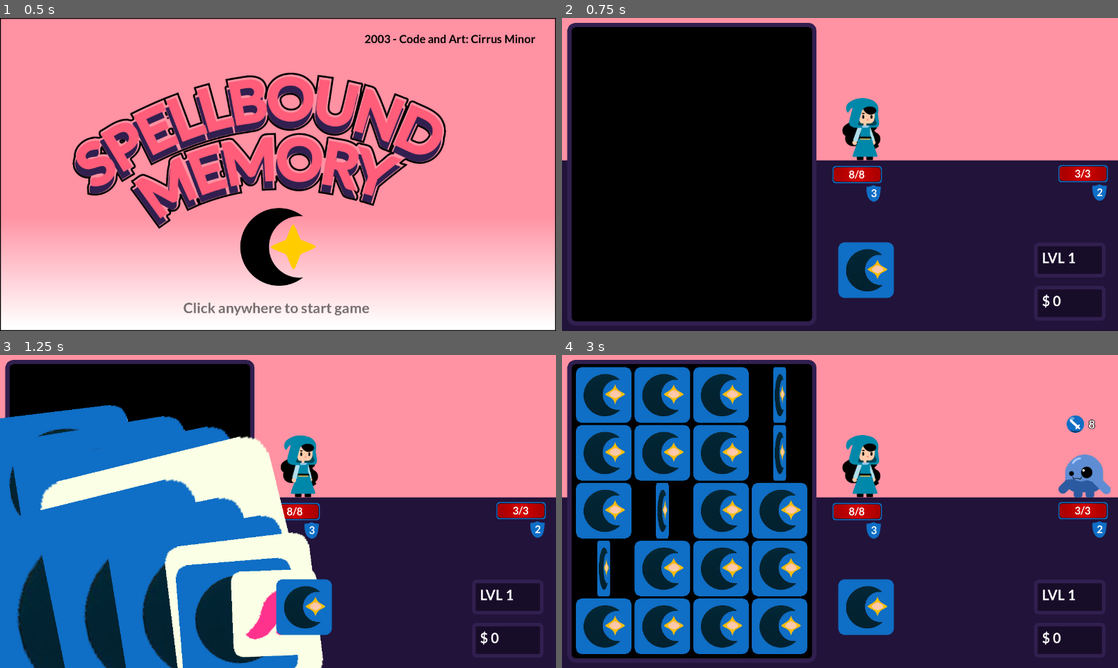
Above: before the commit, frames 1-4 (two rows, left to right).
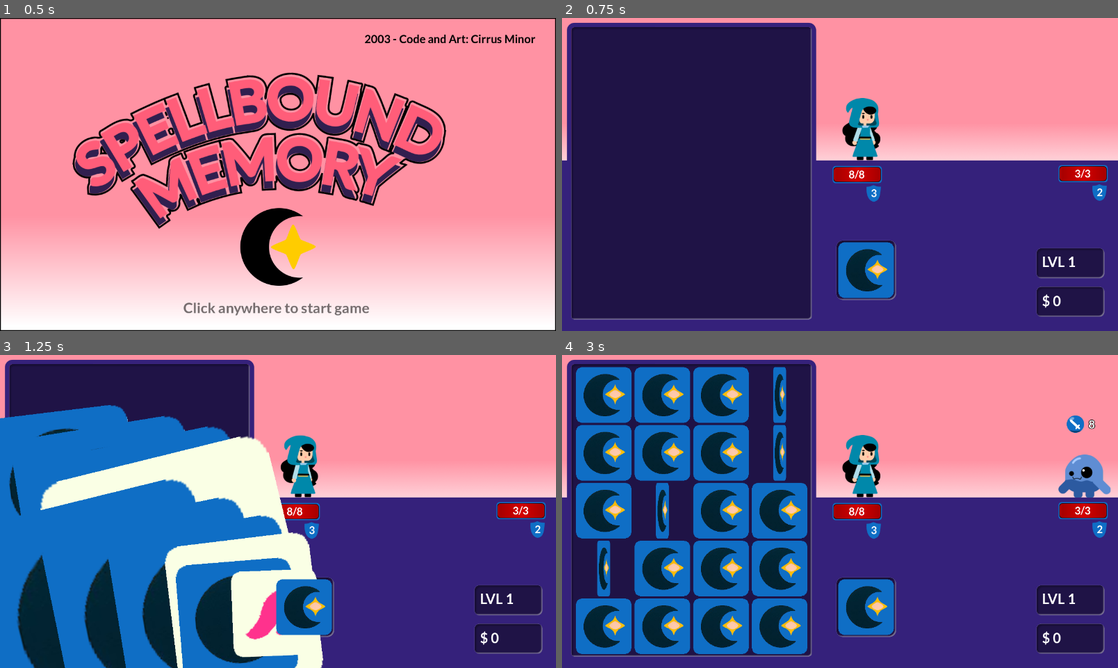
Above: after the commit, the same moments.

Repository: Cirrus-Minor/Spellbound-Memory
Game: Godot game, scene res://Scenes/main.tscn
Two runs of this game, one before a commit and one after it. Both use one fixed random seed, a clock stepped at 60 frames per second and the inputs below.
Inputs (mouse positions are in pixels of both pictures, inside the frame that each line leads up to):
- Up to frame 1 (0.5 s): no input
- Up to frame 2 (0.75 s): tap Enter at 0.5 s; move the mouse to (962, 158) at 0.52 s; click (962, 158) at 0.67 s
- Up to frame 3 (1.25 s): no input
- Up to frame 4 (3 s): move the mouse to (617, 473) at 1.27 s; click (617, 473) at 1.42 s; move the mouse to (662, 395) at 2.02 s; click (662, 395) at 2.17 s; tap Space at 2.75 s; move the mouse to (717, 395) at 2.77 s; click (717, 395) at 2.92 s

Frame 1 is identical in both runs. In frame 2, 74% of the frame differs, in the area x 0-100%, y 1-100%; in frame 3, 34%; in frame 4, 44%.

Commit message:
New UI Picture

Diff:
--- a/Scenes/main_fight.tscn
+++ b/Scenes/main_fight.tscn
@@ -8,8 +8,7 @@
 [ext_resource type="Script" path="res://Scripts/game-over.gd" id="5_s6mcq"]
 [ext_resource type="FontFile" uid="uid://hmsr1uee8lho" path="res://Assets/Fonts/Lato-Bold.ttf" id="6_dr67a"]
 [ext_resource type="PackedScene" uid="uid://digo5e4v67p23" path="res://Scenes/unit_ui.tscn" id="6_ic78m"]
-[ext_resource type="Script" path="res://Scripts/LevelEndNewCard.gd" id="6_pflc5"]
-[ext_resource type="Texture2D" uid="uid://bmfh3n7uncfpd" path="res://Assets/UI/SingleUI.png" id="7_w8cjg"]
+[ext_resource type="Script" path="res://Scripts/level-new-card.gd" id="7_puo44"]
 [ext_resource type="AudioStream" uid="uid://dd34qbfve5hid" path="res://Assets/Sound/combo.wav" id="9_p8fuy"]
 [ext_resource type="AudioStream" uid="uid://u3tgirxpc0o3" path="res://Assets/Sound/combo_end.wav" id="10_lff2h"]
 [ext_resource type="AudioStream" uid="uid://73tqur88hltx" path="res://Assets/Sound/cards_deal.wav" id="10_vsaxh"]
@@ -98,7 +97,7 @@
 
 [node name="LevelEndNewCard" type="Node2D" parent="."]
 visible = false
-script = ExtResource("6_pflc5")
+script = ExtResource("7_puo44")
 
 [node name="CardInfo" parent="LevelEndNewCard" instance=ExtResource("14_hkp2r")]
 position = Vector2(46, 112)
@@ -145,19 +144,11 @@
 
 [node name="HUD" type="Node2D" parent="."]
 
-[node name="MoneyUI" type="Sprite2D" parent="HUD"]
-position = Vector2(1169, 656)
-texture = ExtResource("7_w8cjg")
-
-[node name="LevelUI" type="Sprite2D" parent="HUD"]
-position = Vector2(1169, 557)
-texture = ExtResource("7_w8cjg")
-
 [node name="Level" type="Label" parent="HUD"]
 offset_left = 1105.0
-offset_top = 532.0
+offset_top = 541.0
 offset_right = 1219.0
-offset_bottom = 580.0
+offset_bottom = 589.0
 theme_override_fonts/font = ExtResource("6_dr67a")
 theme_override_font_sizes/font_size = 32
 text = "LVL 12"
--- a/Scenes/starting_screen.gd
+++ b/Scenes/starting_screen.gd
@@ -16,12 +16,10 @@
 func _physics_process(delta):
 	titleSprite.rotation_degrees = 5 * cos(Time.get_ticks_msec() * 0.001)
 	var scale_factor = 0.85 + 0.02 * sin(Time.get_ticks_msec() * 0.002)
-	print(scale_factor)
 	titleSprite.scale = Vector2(scale_factor, scale_factor)
 	UsageText.modulate.a = 0.5 + (1 + cos(Time.get_ticks_msec() * 0.008)) / 2.0
 
 func _unhandled_input(event):
-	print("input")
 	if event is InputEventMouseButton && event.button_index == 1 && event.pressed:
 		print("emit_start")
 		start_game.emit()
--- a/Scripts/main.gd
+++ b/Scripts/main.gd
@@ -12,7 +12,13 @@
 	add_child(_start_screen)
 
 func _process(delta):
-	pass
+	if Input.is_action_just_pressed("screenshot"):
+		screenshot()
+
+func _unhandled_input(event):
+	if event is InputEventKey:
+		if event.pressed and event.keycode == KEY_ESCAPE:
+			get_tree().quit()
 
 func _on_start_game():
 	_start_screen.queue_free()
@@ -31,3 +37,9 @@
 	_fight_zone.connect("level_success", _on_level_up)
 	_fight_zone.connect("game_over", _on_game_over)
 	add_child(_fight_zone)
+
+func screenshot():
+	var capture = get_viewport().get_texture().get_image()
+	#var _time = Time.get_datetime_string_from_system()
+	var filename = "user://Screenshot.png"
+	capture.save_png(filename)
--- a/project.godot
+++ b/project.godot
@@ -38,6 +38,14 @@
 "res://Scripts/": "blue"
 }
 
+[input]
+
+screenshot={
+"deadzone": 0.5,
+"events": [Object(InputEventKey,"resource_local_to_scene":false,"resource_name":"","device":-1,"window_id":0,"alt_pressed":false,"shift_pressed":false,"ctrl_pressed":false,"meta_pressed":false,"pressed":false,"keycode":0,"physical_keycode":4194343,"key_label":0,"unicode":0,"echo":false,"script":null)
+]
+}
+
 [rendering]
 
 textures/vram_compression/import_etc2_astc=true
Binary file changed: Assets/Backgrounds/background.png
Binary file removed: Assets/UI/SingleUI.png
Not shown, removed: Assets/UI/SingleUI.png.import
Not shown: 1 places in Scenes/main_fight.tscn that only renumber resources
Renamed: Scripts/LevelEndNewCard.gd -> Scripts/level-new-card.gd
